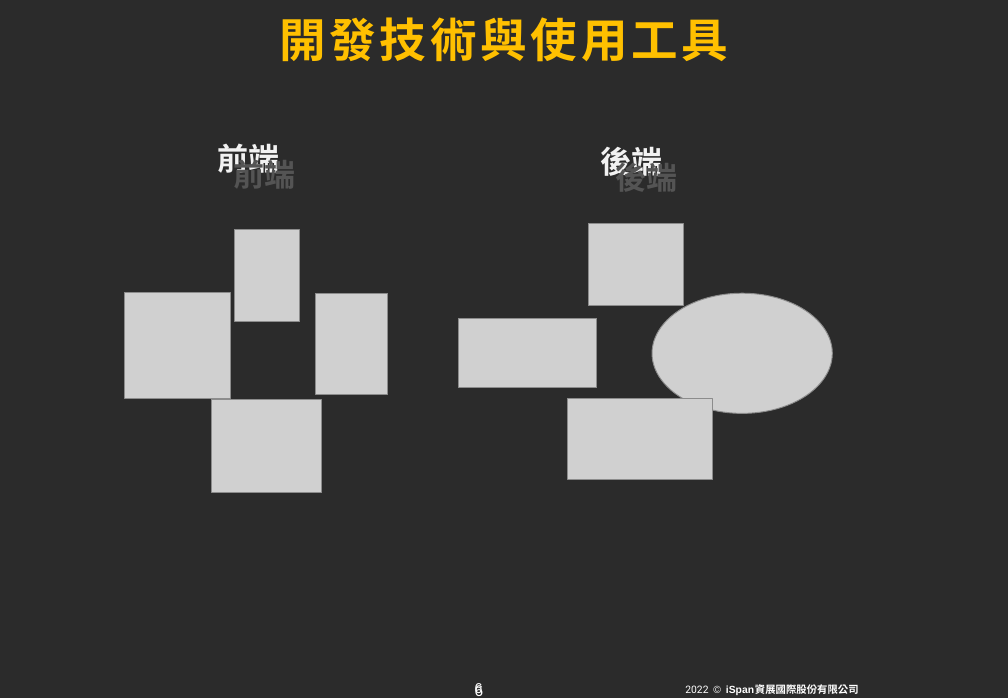
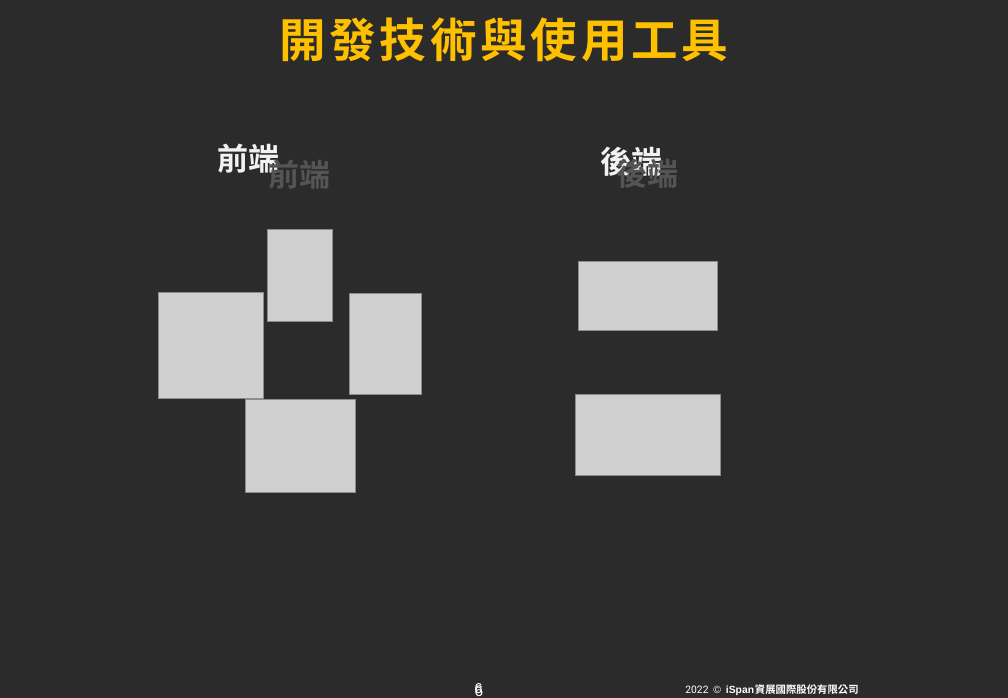
Before and after one commit to Yuchiaoniu/wandering, a slide deck: slide 7 of 葉登發/第四組 浪跡天涯（公版).pptx. Drawn at 1008x698 pixels with LibreOffice and Linux fonts; fonts in the diff are those of the drawing; grey boxes stand for pictures; background and template pictures are left out; a plain dark background stands for a picture behind light text. Boxes give left, top, right and bottom in pixels: in the first picture for what was removed or moved away, otherwise in the second. Text is boxed around its words. In the diff, an @@ line names an element or a change of style, - is before the commit and + after.

```diff
--- a/葉登發/第四組 浪跡天涯（公版).pptx
+++ b/葉登發/第四組 浪跡天涯（公版).pptx
@@ 4 pictures, 1 text: place and size @@
-4 pictures, 1 text at (125,154,387,492)
+4 pictures, 1 text at (158,154,421,492)
@@ picture removed at (589,223,684,305) @@
@@ picture: place and size @@
-picture at (459,318,598,387)
+picture at (579,262,718,330)
@@ picture removed at (652,293,833,413) @@
@@ picture: place and size @@
-picture at (568,398,713,479)
+picture at (576,395,721,476)
```
Also in this commit, not shown: 2 other slides changed.
